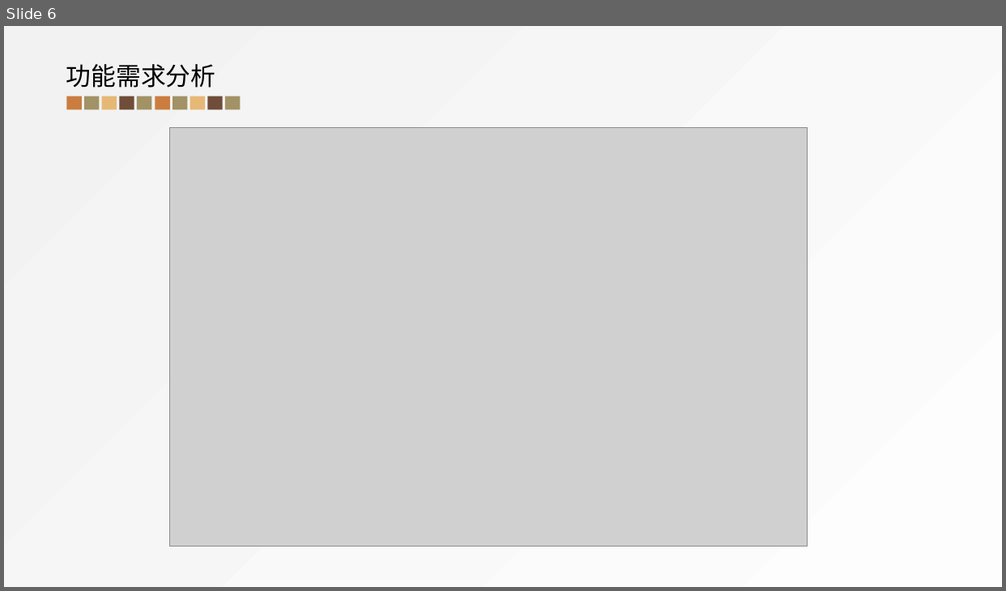
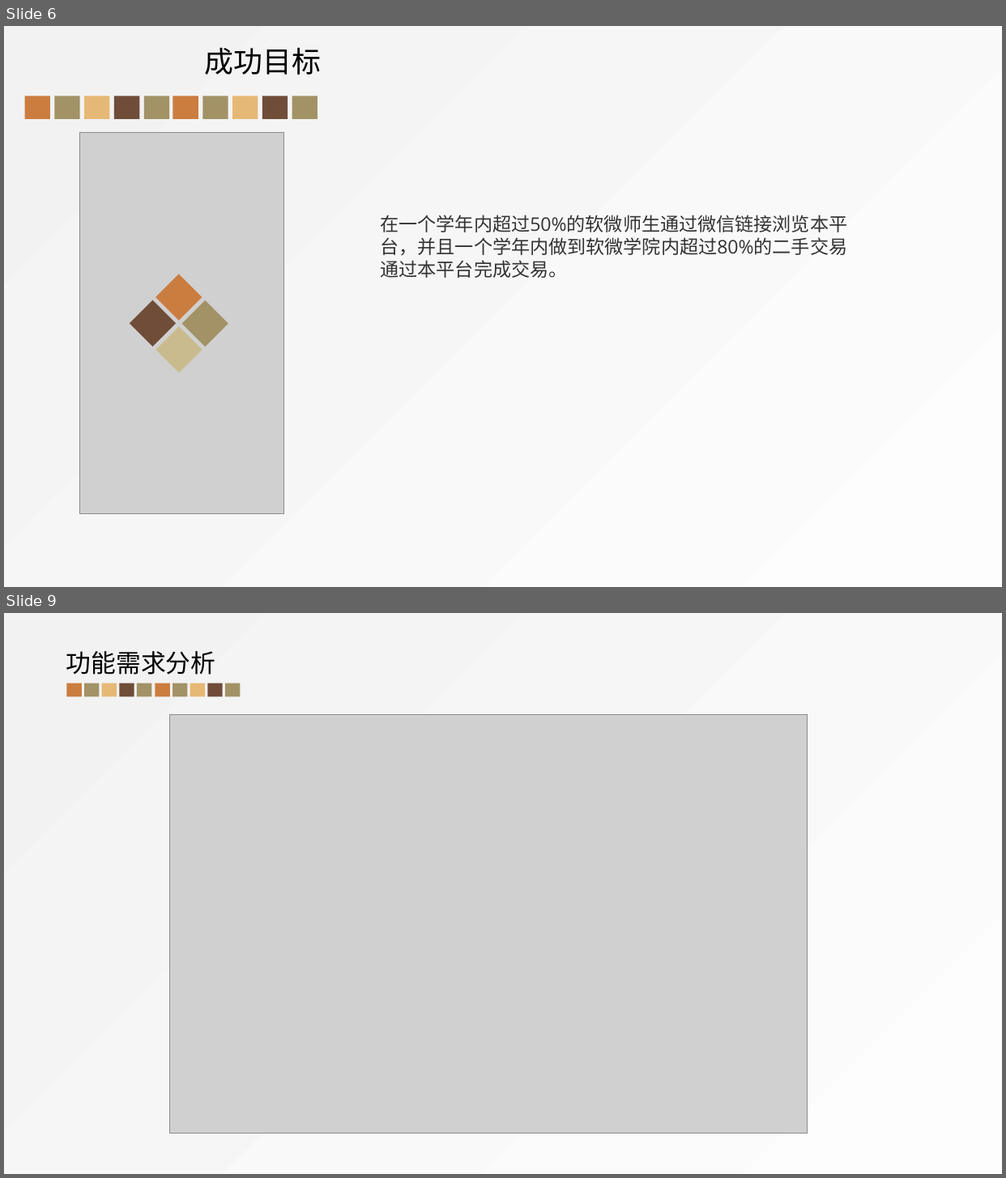
Before and after one commit to huiscool/sre-homework, a slide deck: 第三组.pptx. Shown one above the other, each under a label of ours: slide 6 before the commit, slides 6 and 9 after it; the slides between them are not shown. The pictures are 1006x591 and 1006x1178 pixels, drawn with LibreOffice and Linux fonts; fonts in the diff are those of the drawing; grey boxes stand for pictures. Boxes give left, top, right and bottom in pixels: in the first picture for what was removed or moved away, otherwise in the second. Text is boxed around its words. In the diff, an @@ line names an element or a change of style, - is before the commit and + after.

```diff
--- a/第三组.pptx
+++ b/第三组.pptx
@@ slide 6 added at <box>4,26,1002,587</box>, background gradient #FDFDFD to #F2F2F2 @@
@@ text added at <box>205,47,322,75</box>, 28 pt, text #000000 @@
+成功目标
@@ group added at <box>25,96,317,120</box>: 10 rectangles @@
@@ text added at <box>381,215,848,278</box>, 18 pt, text #333333 @@
+在一个学年内超过50%的软微师生通过微信链接浏览本平台，并且一个学年内做到软微学院内超过80%的二手交易通过本平台完成交易。
@@ group added at <box>79,133,283,515</box>: 4 rectangles, 1 picture @@
@@ what was slide 6 is now slide 9 @@
```
Also in this commit, not shown: 2 slides changed, 8 other slides added, 1 slide removed, 2 other files.
